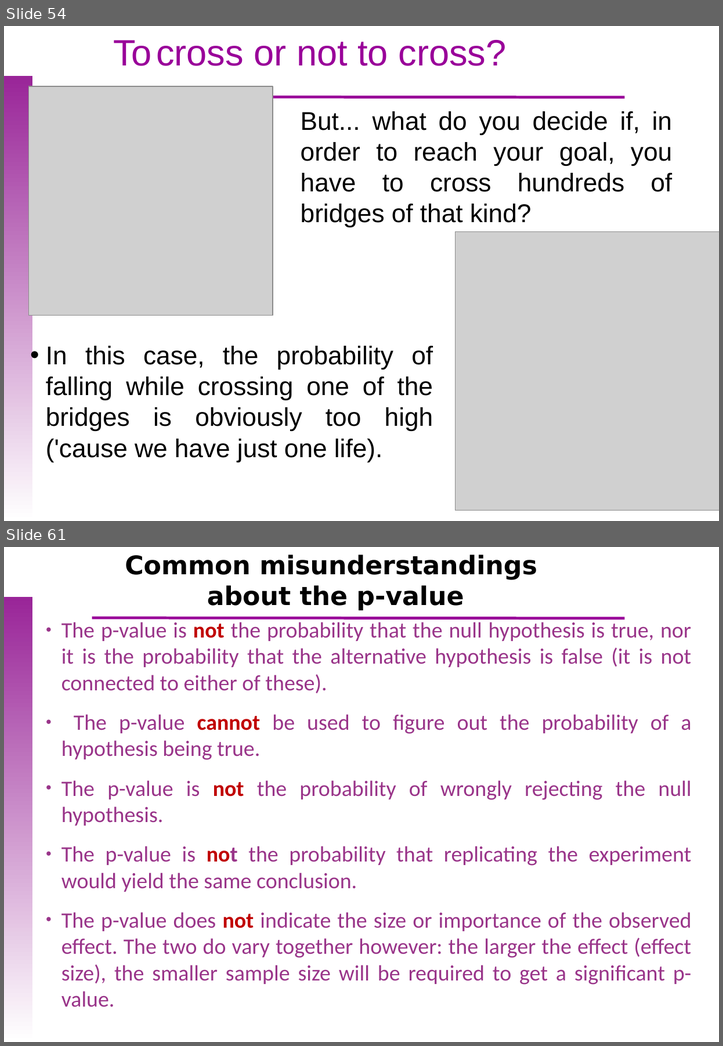
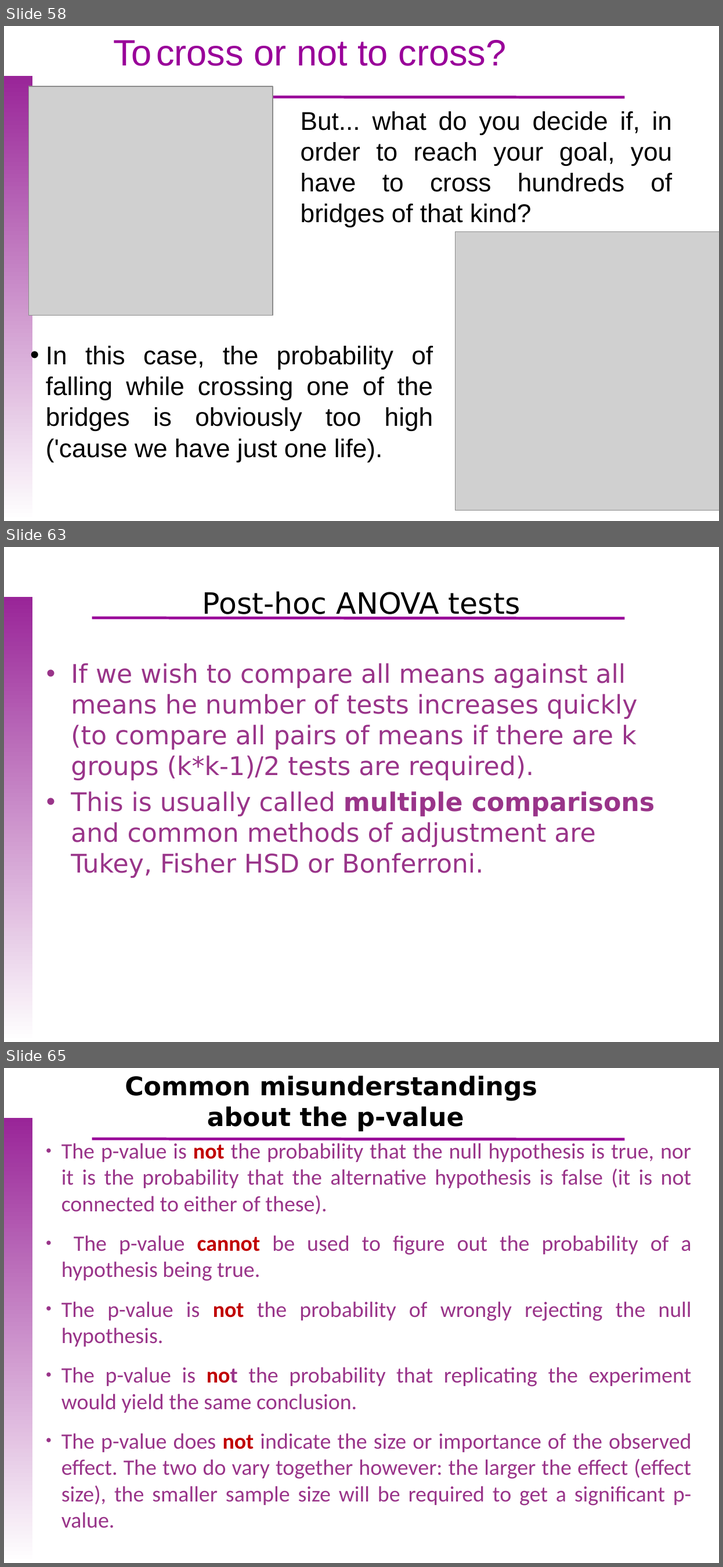
Before and after one commit to uebvhir/Course_Basic_Statistics_2019, a slide deck: Sessio_7/EBB_2019_Session_7-Hypothesis_test_continous_variables.pptx. Shown one above the other, each under a label of ours: slides 54 and 61 before the commit, slides 58, 63 and 65 after it; the slides between them are not shown. The pictures are 723x1046 and 723x1567 pixels, drawn with LibreOffice and Linux fonts; fonts in the diff are those of the drawing; grey boxes stand for pictures; background and template pictures are left out. Boxes give left, top, right and bottom in pixels: in the first picture for what was removed or moved away, otherwise in the second. Text is boxed around its words. In the diff, an @@ line names an element or a change of style, - is before the commit and + after.

Commit message:
Cleaned some slides, adjusted index and added some stuff on multiple comparisons.

```diff
--- a/Sessio_7/EBB_2019_Session_7-Hypothesis_test_continous_variables.pptx
+++ b/Sessio_7/EBB_2019_Session_7-Hypothesis_test_continous_variables.pptx
@@ slide 63 added at bbox=[4, 547, 719, 1042], background picture (left out); not listed: 2 template elements that a slide beside it also shows @@
@@ title added at bbox=[202, 591, 520, 619], 32 pt, text #000000 @@
+Post-hoc ANOVA tests
@@ text added at bbox=[71, 663, 654, 878], 28 pt, text #993489 @@
+• If we wish to compare all means against all means he number of tests increases quickly (to compare all pairs of means if there are k groups (k*k-1)/2 tests are required).
+• This is usually called multiple comparisons and common methods of adjustment are Tukey, Fisher HSD or Bonferroni.
@@ what was slide 54 is now slide 58 @@
@@ what was slide 61 is now slide 65 @@
```
Also in this commit, not shown: 14 slides changed, 5 other slides added, 2 slides removed, 1 other file.
